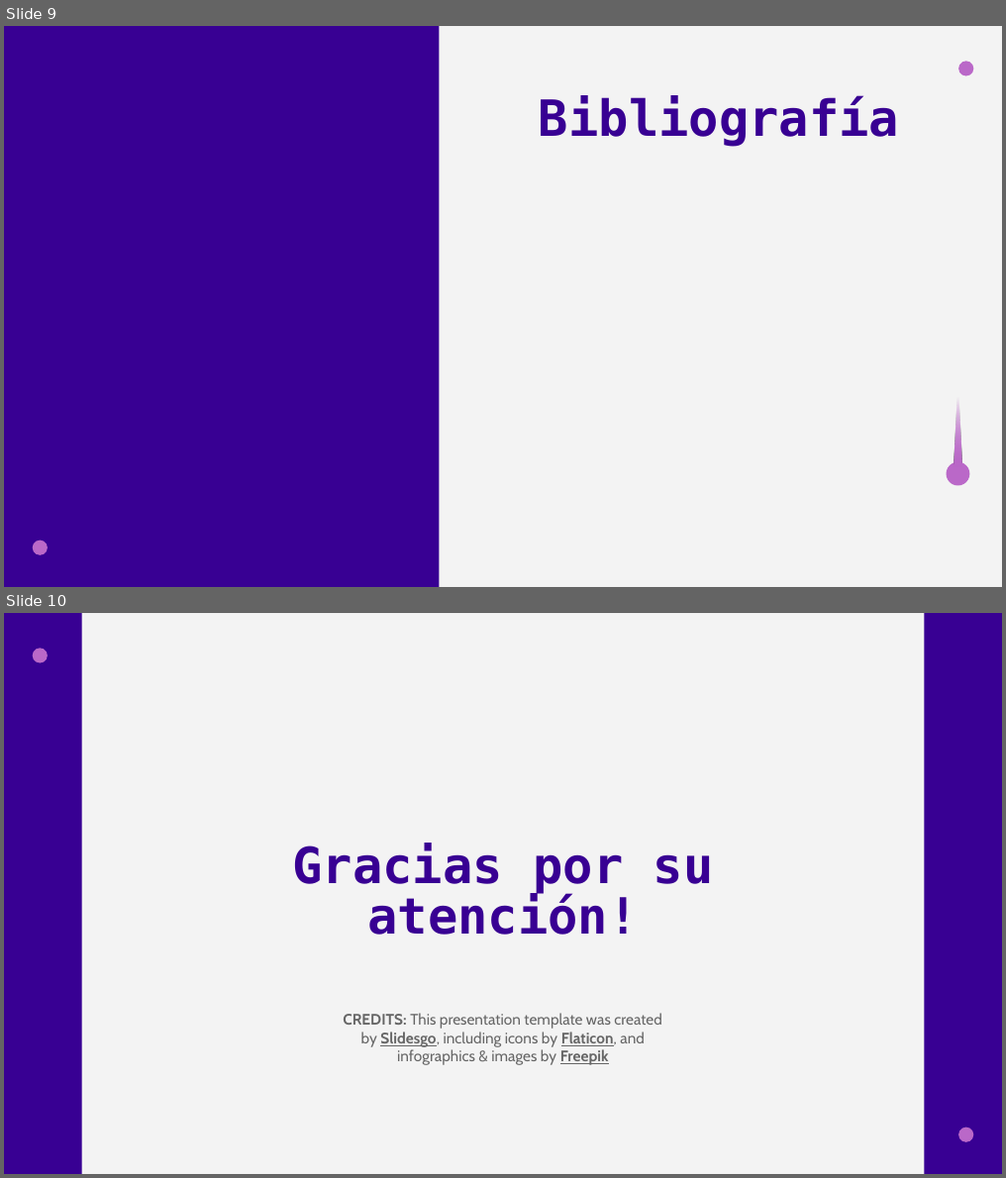
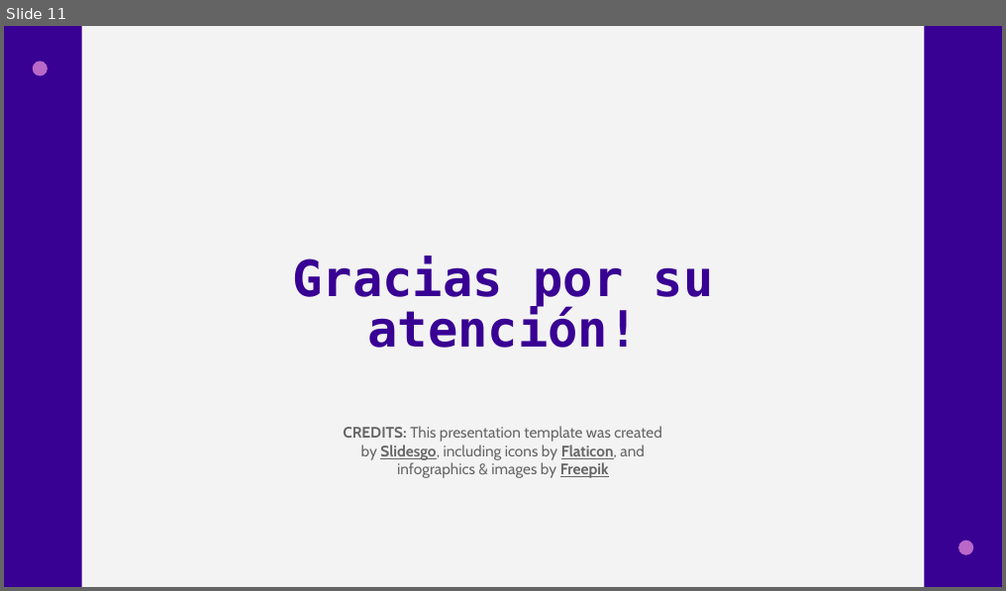
Before and after one commit to LucianoMartinez21/Catedra_1_C-, a slide deck: Presentacion_Fundamentos.pptx. Shown one above the other, each under a label of ours: slides 9 and 10 before the commit, slide 11 after it. The pictures are 1006x1178 and 1006x591 pixels, drawn with LibreOffice and Linux fonts; fonts in the diff are those of the drawing. Boxes give left, top, right and bottom in pixels: in the first picture for what was removed or moved away, otherwise in the second. Text is boxed around its words. In the diff, an @@ line names an element or a change of style, - is before the commit and + after.

```diff
--- a/Presentacion_Fundamentos.pptx
+++ b/Presentacion_Fundamentos.pptx
@@ slide 9 removed at [4,26,1002,587], background #F3F3F3 @@
@@ rectangle removed at [4,26,439,587] @@
@@ ellipse removed at [958,61,973,76] @@
@@ title removed at [539,95,899,147] @@
-Bibliografía
@@ triangle removed at [954,380,962,468] @@
@@ triangle removed at [954,380,962,468] @@
@@ ellipse removed at [946,462,970,486] @@
@@ ellipse removed at [32,541,47,556] @@
@@ what was slide 10 is now slide 11 @@
```
Also in this commit, not shown: 5 slides changed, 2 slides added.
